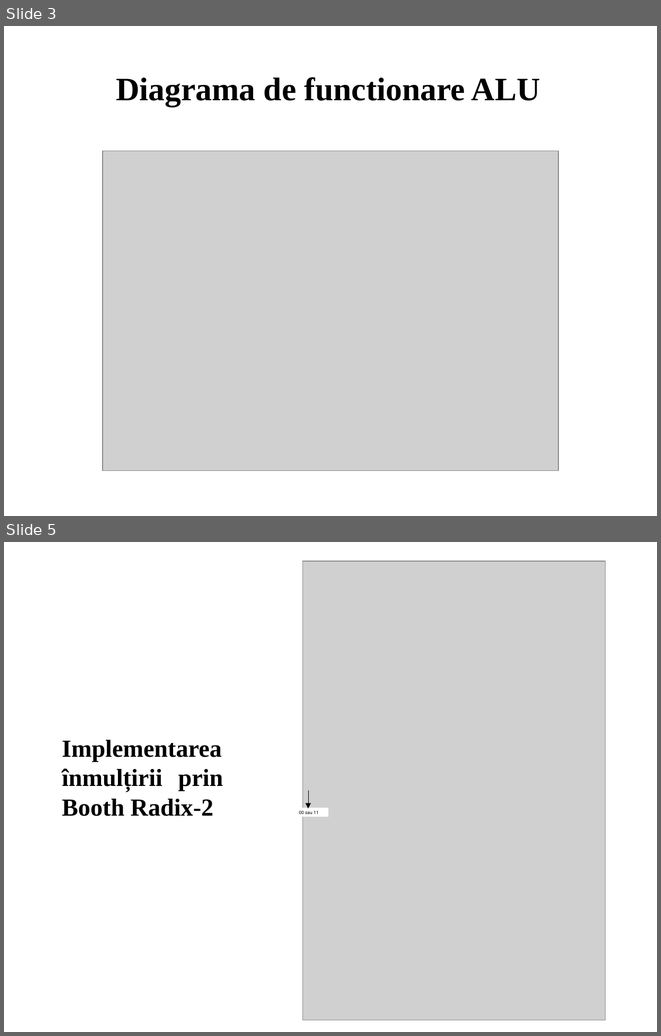
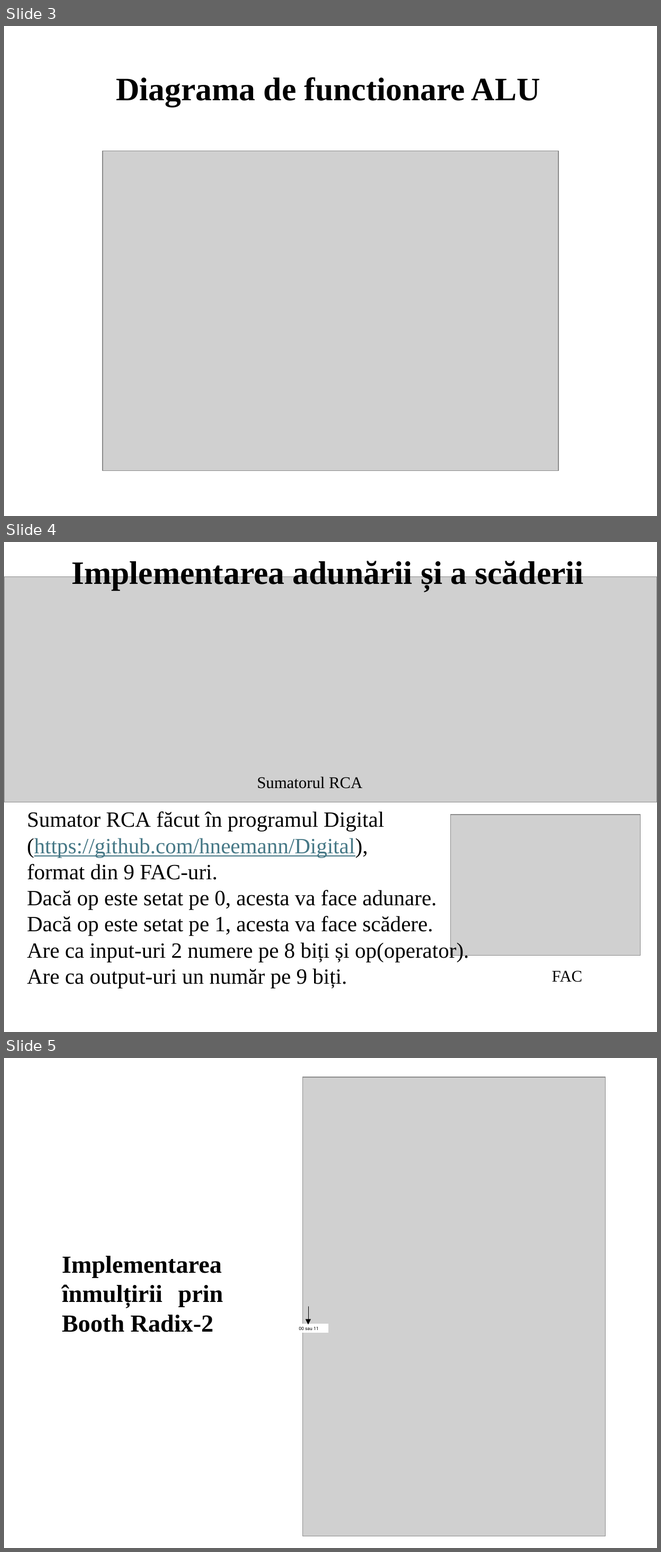
Before and after one commit to DavidTurcu9/Proiect-ALU-CN, a slide deck: Proiect CN ALU.pptx. Shown one above the other, each under a label of ours: slides 3 and 5 before the commit, slides 3, 4 and 5 after it; the slides between them are not shown. The pictures are 661x1036 and 661x1552 pixels, drawn with LibreOffice and Linux fonts; fonts in the diff are those of the drawing; grey boxes stand for pictures. Boxes give left, top, right and bottom in pixels: in the first picture for what was removed or moved away, otherwise in the second. Text is boxed around its words. In the diff, an @@ line names an element or a change of style, - is before the commit and + after.

```diff
--- a/Proiect CN ALU.pptx
+++ b/Proiect CN ALU.pptx
@@ slide 4 added at (4,542,657,1032), background #FFFFFF @@
@@ text added at (71,558,584,590), 36 pt, text #000000, bold @@
+Implementarea adunării și a scăderii
@@ picture added at (4,576,657,802) @@
@@ text added at (257,776,362,788), 18 pt, text #000000 @@
+Sumatorul RCA
@@ text added at (27,811,469,988), 24 pt, text #000000 @@
+Sumator RCA făcut în programul Digital (https://github.com/hneemann/Digital),
+format din 9 FAC-uri.
+Dacă op este setat pe 0, acesta va face adunare.
+Dacă op este setat pe 1, acesta va face scădere.
+Are ca input-uri 2 numere pe 8 biți și op(operator).
+Are ca output-uri un număr pe 9 biți.
@@ picture added at (451,814,641,955) @@
@@ text added at (552,970,583,982), 18 pt, text #000000 @@
+FAC
```
Also in this commit, not shown: 1 slide removed.
